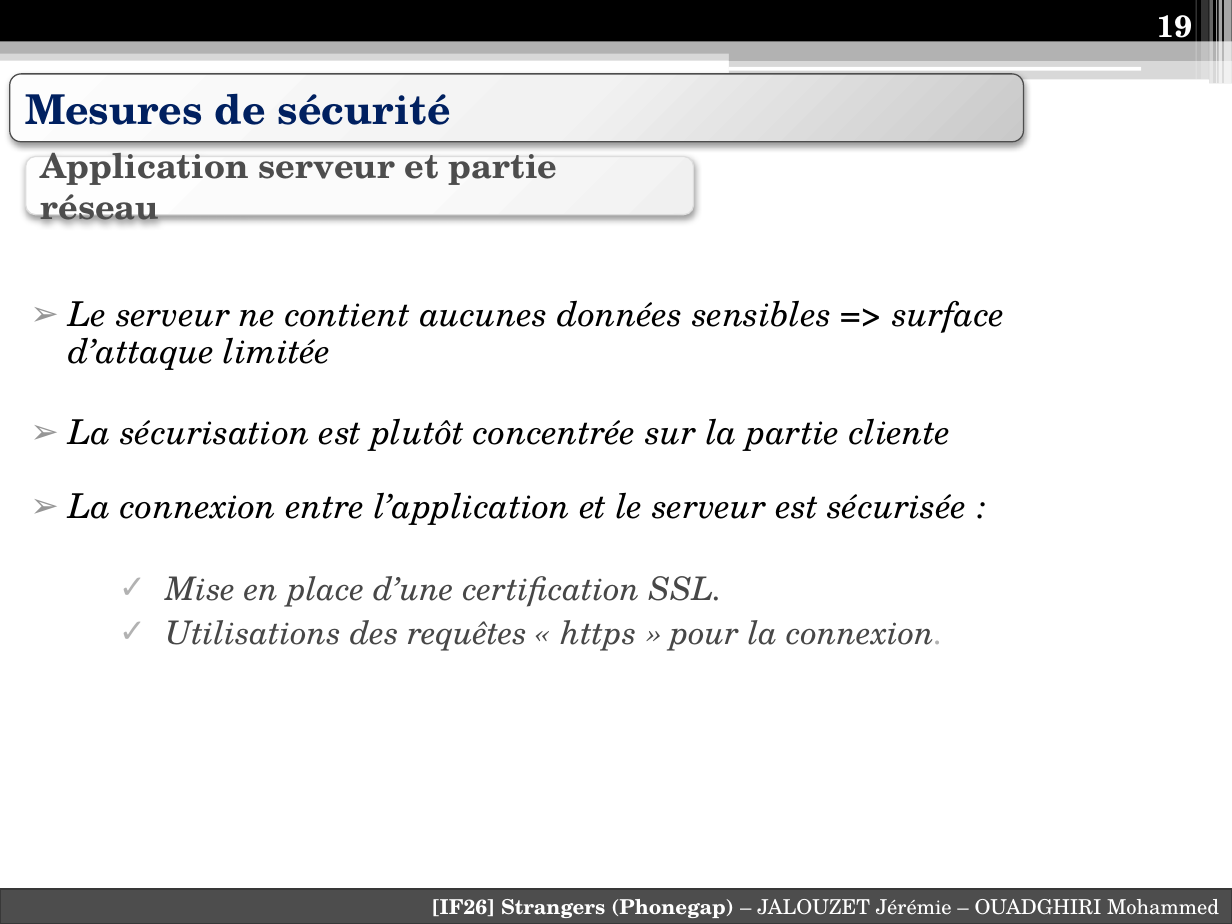
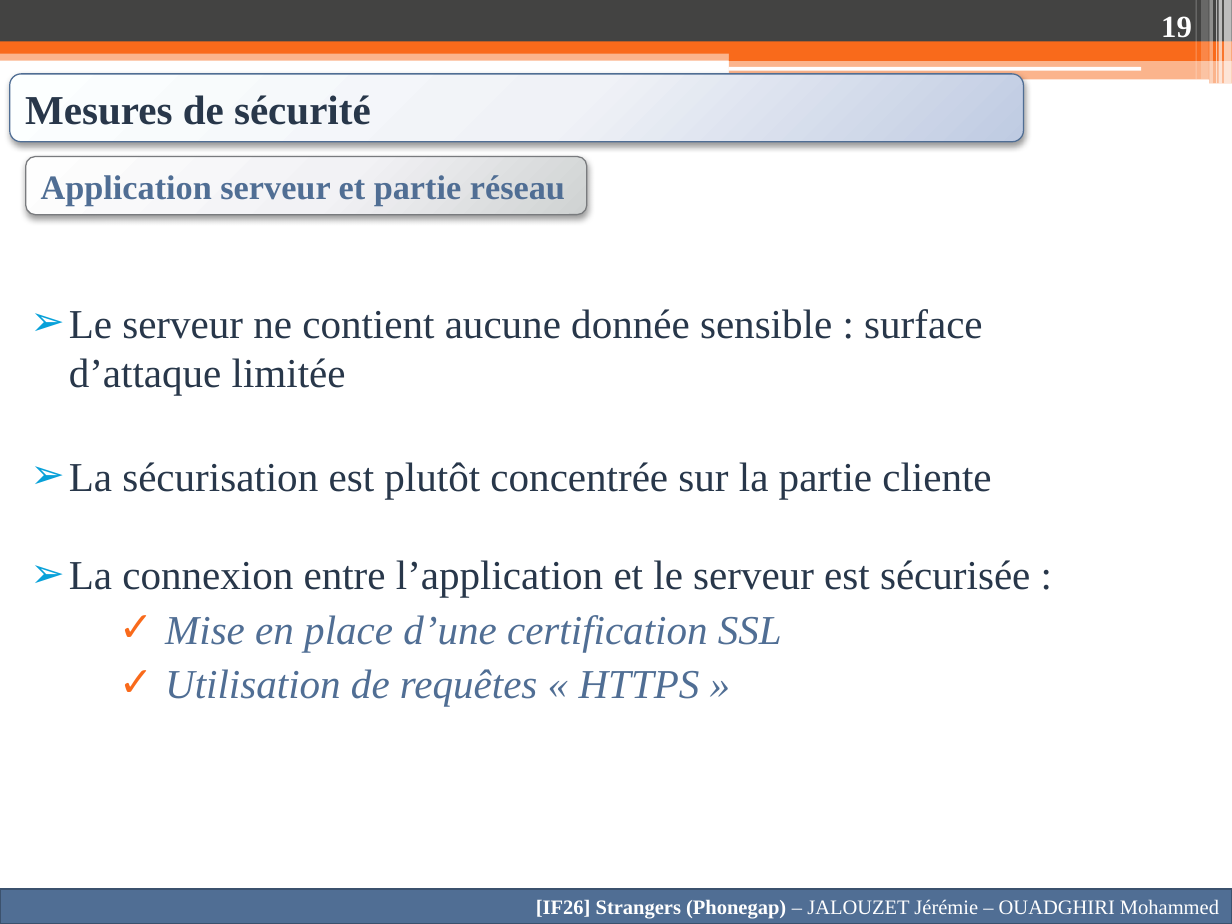
Before and after one commit to Anicky/Strangers-Phonegap, a slide deck: slide 19 of Presentation/Presentation IF26.pptx. Drawn at 1232x924 pixels with LibreOffice and Linux fonts; fonts in the diff are those of the drawing. Boxes give left, top, right and bottom in pixels: in the first picture for what was removed or moved away, otherwise in the second. Text is boxed around its words. In the diff, an @@ line names an element or a change of style, - is before the commit and + after.

```diff
--- a/Presentation/Presentation IF26.pptx
+++ b/Presentation/Presentation IF26.pptx
@@ rectangle at bbox=[0, 0, 1232, 42]: fill #000000 to #434342 @@
@@ page number at bbox=[1161, 16, 1192, 43]: font TeX Gyre Schola to Times New Roman @@
@@ rectangle at bbox=[0, 49, 1232, 60]: fill #B2B2B2 at 50% opacity to #F96A1B at 50% opacity @@
@@ rectangle at bbox=[0, 42, 1232, 54]: fill #B2B2B2 to #F96A1B @@
@@ rectangle at bbox=[729, 59, 1232, 84]: fill #B2B2B2 at 50% opacity to #F96A1B at 50% opacity @@
@@ rectangle at bbox=[729, 48, 1232, 60]: fill #B2B2B2 to #F96A1B @@
@@ rounded rectangle "Mesures de sécurité" at bbox=[10, 74, 1024, 142]: font TeX Gyre Schola to Times New Roman, text colour #002060 to #28374A; fill gradient #FEFEFE to #F2F2F2 to #C9C9C9 to gradient #FEFEFE to #F0F3F8 to #BFCBE2; outline #4D4D4D 0.75 pt to #506E94 0.75 pt @@
@@ rounded rectangle "Application serveur et partie réseau": place and size @@
-rounded rectangle "Application serveur et partie réseau" at bbox=[26, 156, 694, 214]
+rounded rectangle "Application serveur et partie réseau" at bbox=[26, 156, 586, 214]
@@ rounded rectangle "Application serveur et partie réseau" at bbox=[26, 156, 586, 214]: font TeX Gyre Schola to Times New Roman, text colour #4D4D4D to #506E94; fill gradient #FFFFFF to #FBFBFB to #F0F0F0 to gradient #FEFEFE to #F4F4F4 to #D0D1D3; outline #DDDDDD 0.75 pt to #797B7E 0.75 pt @@
@@ text at bbox=[69, 309, 982, 395]: text changed; size 20 to 24 pt; font TeX Gyre Schola to Times New Roman; text colour #000000 to #28374A; italic off @@
-➢ Le serveur ne contient aucunes données sensibles => surface d’attaque limitée
+➢ Le serveur ne contient aucune donnée sensible : surface d’attaque limitée
@@ text at bbox=[69, 462, 1030, 597]: size 20 to 24 pt, font TeX Gyre Schola to Times New Roman, text colour #000000 to #28374A, italic off in "La sécurisation est plutôt concentrée sur la ...", "La connexion entre l’application et le serveur ..."; line spacing 0.9 to 1; bullet colour #969696 to #08A1D9 @@
@@ text at bbox=[165, 615, 782, 706]: text changed; size 19 to 24 pt; font TeX Gyre Schola to Times New Roman; text colour #474747 to #506E94 @@
-  ✓ Mise en place d’une certification SSL.
-  ✓ Utilisations des requêtes « https » pour la connexion.
+  ✓ Mise en place d’une certification SSL
+  ✓ Utilisation de requêtes « HTTPS »
@@ rectangle "[IF26] Strangers (Phonegap) – JALOUZET ..." at bbox=[0, 888, 1232, 924]: font TeX Gyre Schola to Times New Roman; fill #4D4D4D to #506E94; outline #393939 1.5 pt to #3B516D 1.5 pt @@
```
Also in this commit, not shown: 19 other slides changed, 1 slide added, 1 slide removed, 3 other files.
